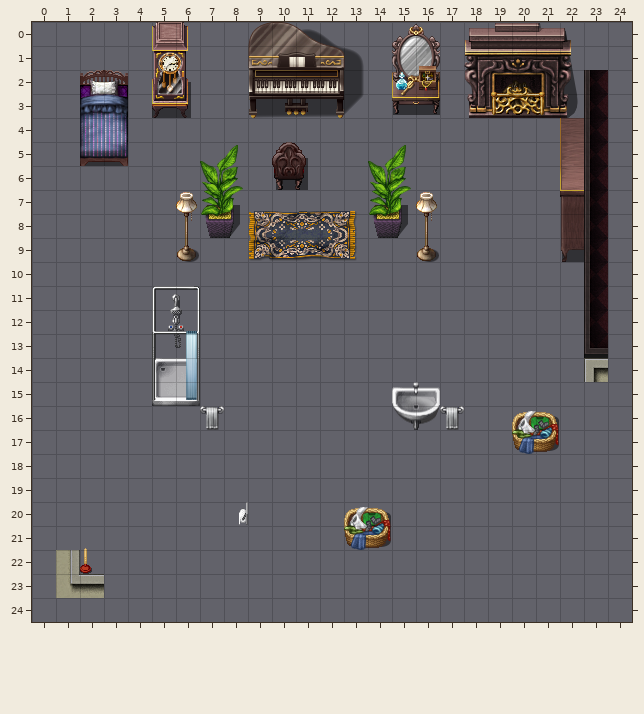
Tiled map: Algoritimos e Programa-o/Jogos/PyGame/EmBuscaDoPinico/mapas/mapa.tmx. This is how it looked before the edit.
Cells are 24x24 px. Shown: x 0..24, y 0..24. Not drawn, because the pictures are missing: unchanged layers "objetos quarto 1", "parede", "vaso_down".
After the commit:
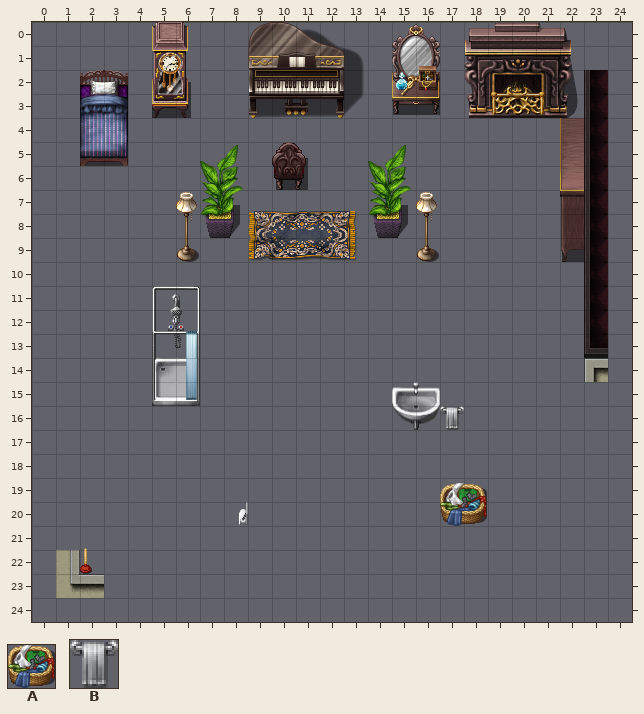
Key: from "Bathroom": A 25 "bath_26", B 38 "bath_02".
_ is an empty cell, . an unchanged one.
Changes in this commit:
--- layer "objetos_banheiro"
@@ x 7..20 @@
-16 B.............
-17 .............A
+16 _.............
+17 ............._
@@ x 13..17 @@
-20 ...._
-21 A....
+20 ....A
+21 _....
Where, in picture pixels (left, top, right, bottom), the same in both pictures:
removed: (200, 406, 224, 430)
removed: (512, 411, 559, 454)
added: (440, 483, 487, 526)
removed: (344, 507, 391, 550)
